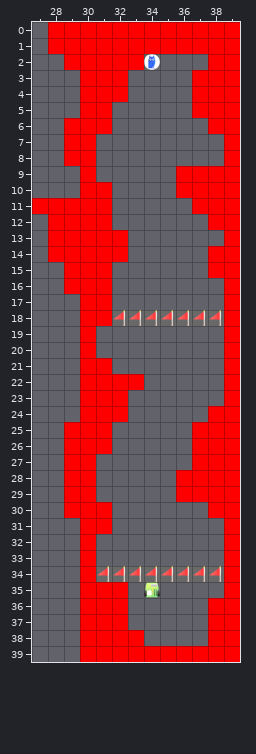
One commit to this Tiled map (JSON): src/map/level_2.tmj. Above: the version before the commit.
Cells are 64x64 px. Shown: x 27..39, y 0..39.
And afterwards:
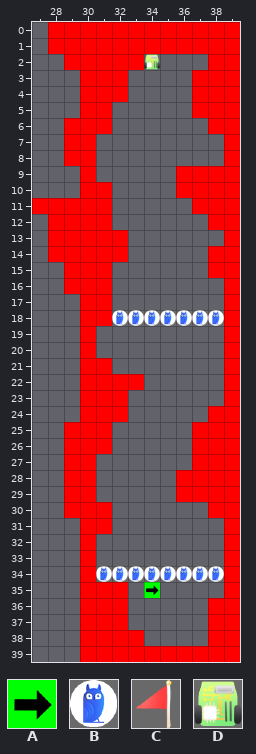
Key: from "tile": A 2, B 6, C 7, D 9.
_ is an empty cell, . an unchanged one.
From old to new:
--- layer "Tile Layer 1"
@@ x 34..34 @@
- 2 B
+ 2 D
@@ x 32..38 @@
-18 CCCCCCC
+18 BBBBBBB
@@ x 31..38 @@
-34 CCCCCCCC
-35 ...D....
+34 BBBBBBBB
+35 ...A....
Changed places in both pictures, as pixel boxes (x1, y1, x2, y2):
changed: (144, 54, 160, 70)
changed: (112, 310, 224, 326)
changed: (96, 566, 224, 598)
